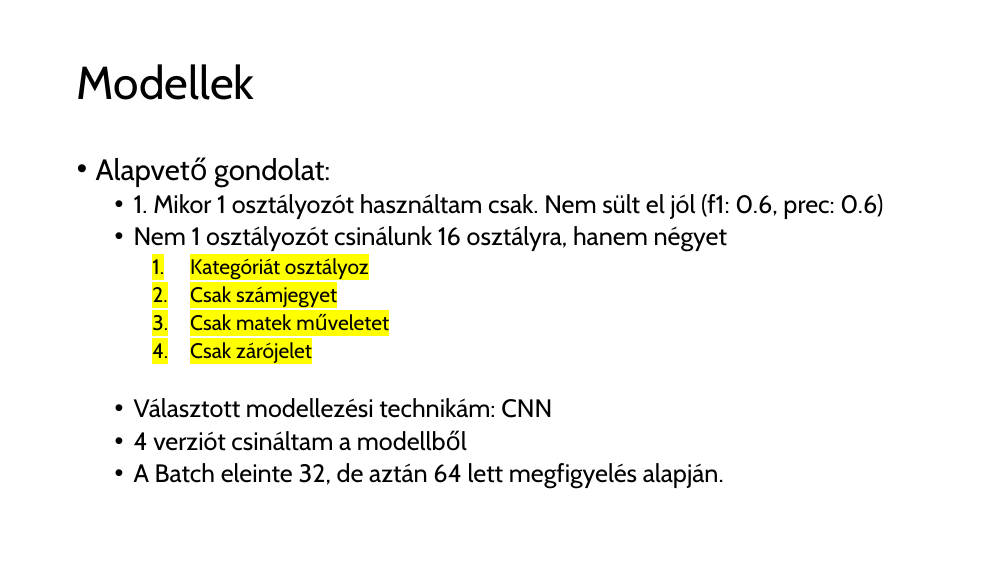
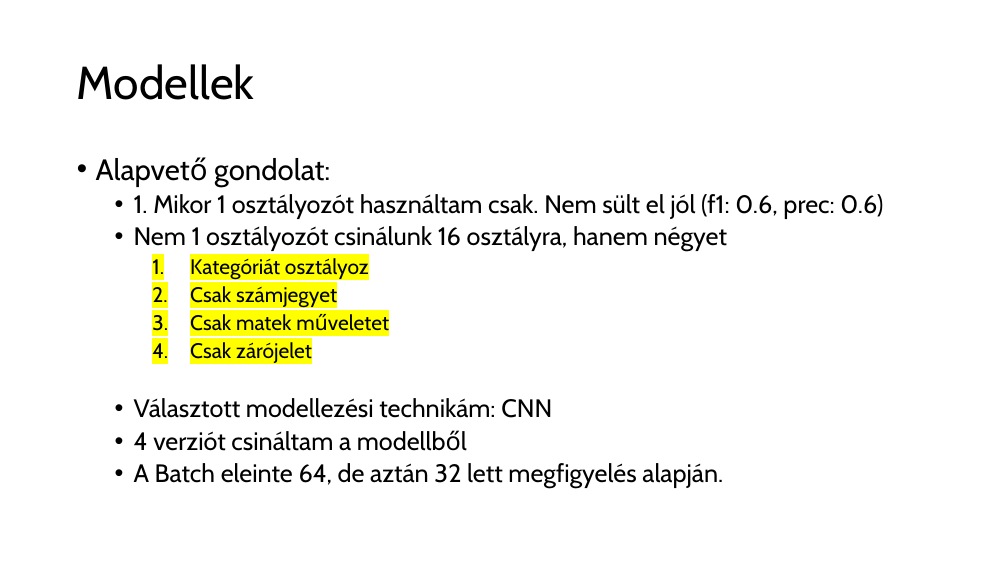
Before and after one commit to domonkosgyomorey/expression_recog_and_eval_system, a slide deck: slide 5 of hun_docs/feleves_ppt.pptx. Drawn at 1008x567 pixels with LibreOffice and Linux fonts; fonts in the diff are those of the drawing. Boxes give left, top, right and bottom in pixels: in the first picture for what was removed or moved away, otherwise in the second. Text is boxed around its words. In the diff, an @@ line names an element or a change of style, - is before the commit and + after.

```diff
--- a/hun_docs/feleves_ppt.pptx
+++ b/hun_docs/feleves_ppt.pptx
@@ text at (134, 463, 723, 489): text changed @@
-  • A Batch eleinte 32, de aztán 64 lett megfigyelés alapján.
+  • A Batch eleinte 64, de aztán 32 lett megfigyelés alapján.
```
Also in this commit, not shown: 2 other slides changed.
